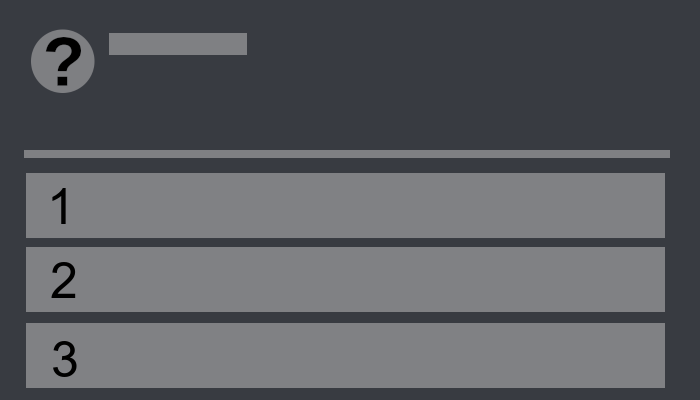
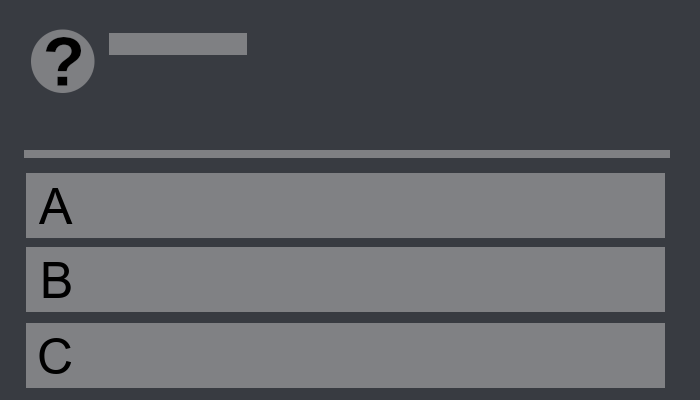
Comparing the layer stacks of the two 700px x 400px images. Changes:
renamed "3" to "C", painted on it over [39,338,77,377]
renamed "2" to "B", painted on it over [43,262,76,298]
renamed "1" to "A", painted on it over [39,188,73,224]
